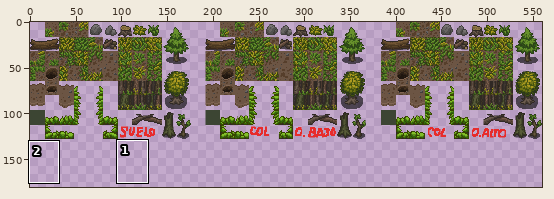
Edited in one commit: sprite sheet (Art/16x16 Pixel Art Roguelike (Forest) Pack/tilesets/full tilemap forest.png). Above: a wide view before the commit, with the close-up outlined.
Close-up. First the earlier version:
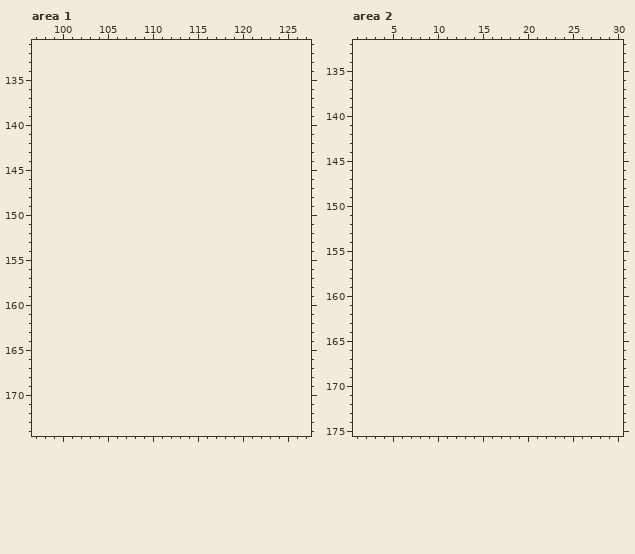
The file is 560x128 pixels. Colours within 5 levels of each other are drawn and written as one. Shown: area 1: x 97..127, y 131..174; area 2: x 1..30, y 132..175. The old version is drawn lined up with the new one, on the new canvas. The wide view leaves out empty margins. The commit also changed other parts of the picture, which this record leaves out.
The same view after the edit:
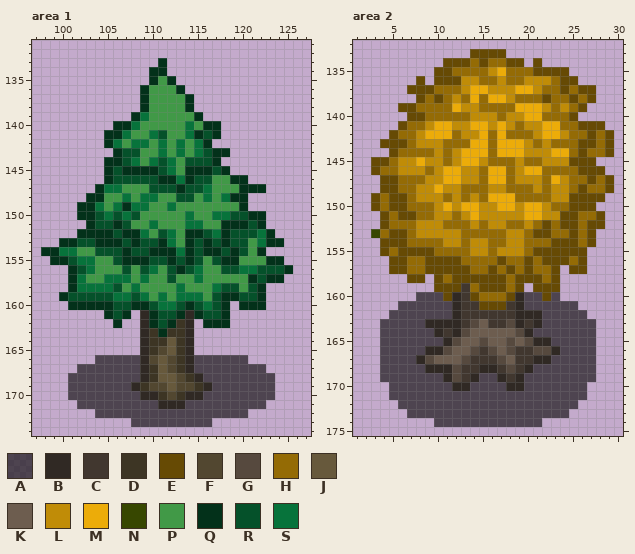
Palette (. is transparent): A #0d0d0da5  B #302924  C #41372f  D #3d3524  E #664a04  F #524730  G #56493e  H #946b05  J #67593c  K #6d5d4f  L #c08c07  M #ecac09  N #374700  P #419947  Q #03311a  R #05512a  S #07733b
Changes in this commit:
canvas 560x128 -> 560x192
Changed rows in their new state; - is an unchanged pixel.
Area 1:
first column x 98:
133 -------------Q--------------
134 ------------QQ--------------
135 ------------QPQ-------------
136 -----------QPPPQ------------
137 -----------QPPPPQ-----------
138 -----------QPPPPQ-----------
139 ----------QSPPPPPQ----------
140 --------QQSPPPPPSPQQ--------
141 -------QQSPPSRPPSQRQ--------
142 -------QSPSSPSPSPSQ---------
143 --------QRRPPSPSPSRQQ-------
144 -------QQRSPSRSPRRRQ--------
145 -------QRQQQQRSPQQQRQ-------
146 -------QRRRRRQQSQRRPPQQ-----
147 ------QSSPPPRRRQRRSPPPQQQ---
148 -----QQPPSPSSPPRRPSPSQQ-----
149 ----QQSPSQSSPPSPPPPPPPQ-----
150 ----QQRSRSRPPPPPSPPSSRRQQ---
151 -----QRRQRPPSPPPSSPPQQQRQ---
152 ----QQQQRQQSPRSPQQRSQRRRSQ--
153 --QQRRQQQRQRRQSPQRQRQRRPSQQ-
154 QQSSPPRRRQRRQQQSQRQQRQRPQ---
155 -QQRSSPPRQQQRRQRQRPRQQPPPQQ-
156 ---QRSPPPRPRSPRQRSPPRRSSRRRQ
157 ---QSPPSSSPSPPRPPSPPPPPQRQQ-
158 ---QSSSSRPSPPPPSPPPSRRPRQ---
159 --QRRRRRSSRSPSPSSSPRQQRRQ---
160 ---QQQQQRRQQRSSRQRSRQ-QQQ---
161 -------QRQ-BQRRQBQRRQ-------
162 --------Q--BQRQDB-QQQ-------
163 -----------BDQDDB-----------
164 -----------BDDJDB-----------
165 -----------BDFJDB-----------
166 ------AAAAABFJFDBAAAAAA-----
167 ----AAAAAAABDJFDBAAAAAAAA---
168 ---AAAAAAAABDJJFDBAAAAAAAA--
169 ---AAAAAAABDFFJFFDBAAAAAAA--
170 ---AAAAAAAABBDFDBBAAAAAAAA--
171 ----AAAAAAAAABBBAAAAAAAAA---
172 ------AAAAAAAAAAAAAAAAA-----
173 ----------AAAAAAAAA---------
Area 2:
first column x 3:
133 -----------EEEE------------
134 --------EEEHEHHEE-E--------
135 -------EEHHHHLMHHHEEEE-----
136 -----E-EEELLHHLHHLLLHEE----
137 ----EEEHHHLMMLLLMMLHHEHEE--
138 -----EHEHLHMHMMLHHHEHHEHE--
139 ---EEHHHHMLLHHHHMMMLHLHE---
140 ----EEHHHHHLLLHLLMMHHHE----
141 ---EHHLMMLLMMLMLHLLMMHHEEE-
142 --EHHLMMMHLLMHMHHHLMMLHHEHE
143 -EEEHLLLHHHMMHMMMLHLHHHEEHE
144 --EHHHHLHLMMMHMMMLLLMMHEHHE
145 EEHLLMLLHLMMLHHHLHHLLLEEE--
146 EHHLLLHLMMLLHMMHLMMHHHHEEE-
147 -EEHHHLLMMLLHMMHLLLHMLHHEHE
148 -EEHHLLMLLHHHLLHHHLHLLHEHHE
149 EHEEHLLLHLHLHMMMHHHHLLEEEE-
150 EHEEHHHLMLMMLLMMLMMLHHEEE--
151 -EHEEHHLLHLMLLLLLMMLLEEHHE-
152 -EHHHLLLHHHLHLLHHLHEHEEHEE-
153 NHEEHLLLLLHHHHHLLHEEHHEHE--
154 -EEEHHHHLLHLLHHLLHHHEEEHE--
155 -EHEEEEHHHHLLHLLLHEEEEEE---
156 --EEHHEEEEHHHHEHHEHEEEHE---
157 --EEHHEEEEEHHEHEHEHHE-EE---
158 ----EE-EHEEEEEEHEEEHE------
159 -------EEECHEEEHE-EEE------
160 -----AAAEBCEHHHEBAAEA------
161 ---AAAAAABCCEEECBAAAAAA----
162 --AAAAAAABCCCCCCBBBAAAAA---
163 -AAAAABBBBCGKCCGBCBAAAAAA--
164 -AAAAAABCBGKKKKKGBAAAAAAA--
165 -AAAAAAABGKKGKKGKGBBAAAAA--
166 -AAAAABBGKKGCGKGCCGGBAAAA--
167 -AAAABGKKKGCCCGKCCBBAAAAA--
168 -AAAAABBBGCCBBCGCBAAAAAAA--
169 -AAAAAAABGCBAABCBAAAAAAAA--
170 --AAAAAAABBAAAABBAAAAAAA---
171 --AAAAAAAAAAAAAAAAAAAAAA---
172 ---AAAAAAAAAAAAAAAAAAAA----
173 ----AAAAAAAAAAAAAAAAAA-----
174 -------AAAAAAAAAAAA--------
Boxes around the changes in both close-ups, in picture pixels (x1, y1, x2, y2):
added: (41, 58, 293, 427)
added: (371, 49, 614, 427)
